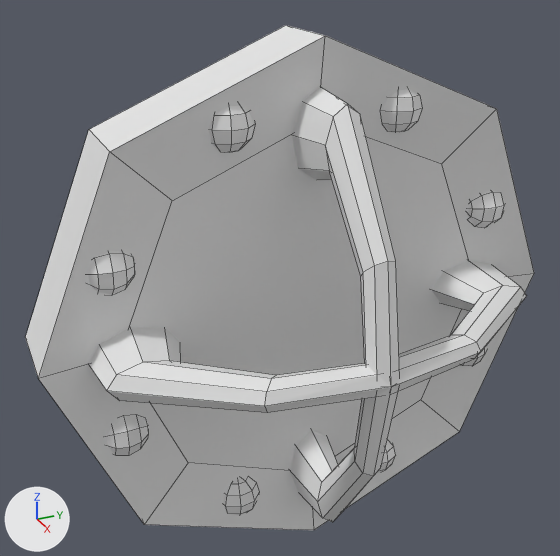
Before and after pictures for a commit that changed the Blender file Assets/Project/Models/Environment/Blender/Window.blend.
Camera for both pictures: a 50 mm lens placed at (0.6, -0.292, 0.33), pointed at (0.026, -0.034, 0.043). Every picture has the same lights, and +X, +Y and +Z are marked at lower left. Mesh edges are drawn as thin lines.

The first picture shows 'Window'.
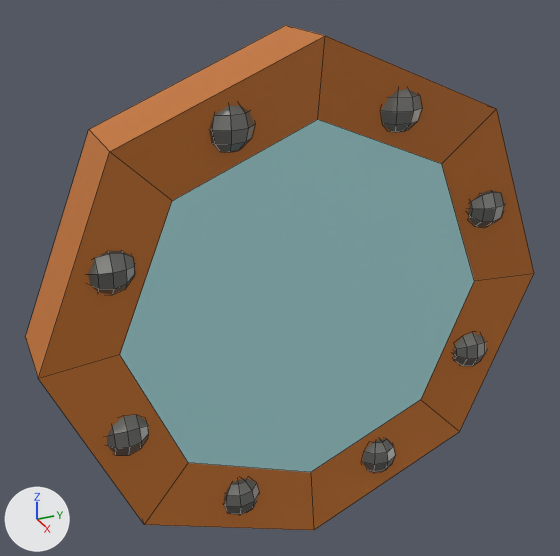
Location of each change, [x1, y1, x2, y2] in pixels of the pictures (560 x 556 px):
part 1 of me_cylinder, deleted: before [290, 87, 400, 522]
part 2 of me_cylinder, deleted: before [88, 261, 526, 413]
part 3 of me_cylinder, recoloured: [88, 89, 505, 515] in both
part 4 of me_cylinder, recoloured: [25, 25, 534, 530] in both
part 5 of me_cylinder, recoloured (grey to cyan): [129, 134, 469, 471] in both

What changed in the scene script:
```text
Add mat_bolts:
    mat_bolts = principled_material('Bolts')
    mat_bolts.base_color = (0.273, 0.274, 0.257)  # grey #8f8f8b
    mat_bolts.metallic = 1.0
Add mat_window:
    mat_window = principled_material('Window')
    mat_window.base_color = (0.44, 0.795, 0.817)  # cyan #b1e6e9
Add mat_wood1:
    mat_wood1 = principled_material('Wood1')
    mat_wood1.base_color = (0.558, 0.17, 0.0225)  # orange #c57329
Change me_cylinder:
    used by ob_window; location = (0.0, 0.0, 0.0); scale = (0.54, 0.606, 0.606)
    remove me_cylinder.from_pydata(...)  # 512 vertices, 549 faces; spans x -0.069..0.302, y -0.412..0.412, z -0.412..0.412
    add me_cylinder.from_pydata(...)  # 400 vertices, 449 faces; spans x -0.069..0.08, y -0.412..0.412, z -0.412..0.412
    me_cylinder part 1: the loose piece of 56 vertices spanning x -0.004..0.302, y -0.044..0.044, z -0.351..0.351 is deleted
    me_cylinder part 2: the loose piece of 56 vertices spanning x -0.004..0.302, y -0.351..0.351, z -0.044..0.044 is deleted
    me_cylinder part 3: 432 faces spanning x 0.006..0.08, y -0.341..0.341, z -0.341..0.341 switch from no material to mat_bolts (grey #8f8f8b)
    me_cylinder part 4: 16 faces spanning x -0.069..0.069, y -0.412..0.412, z -0.412..0.412 switch from no material to mat_wood1 (orange #c57229)
    me_cylinder part 5: 1 face spanning x 0.05, y -0.3..0.3, z -0.3..0.3 switches from no material to mat_window (cyan #b1e6e9)
    add me_cylinder.materials.append(mat_window)  # cyan #b1e6e9
```
